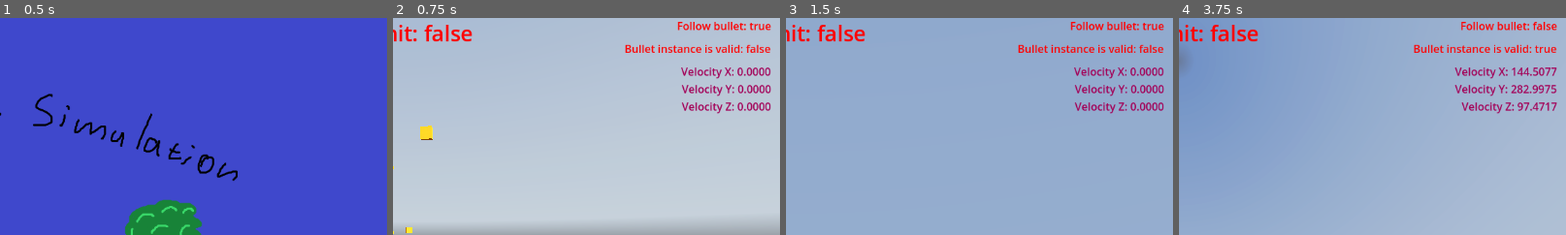
Above: before the commit, frames 1-4 (left to right).
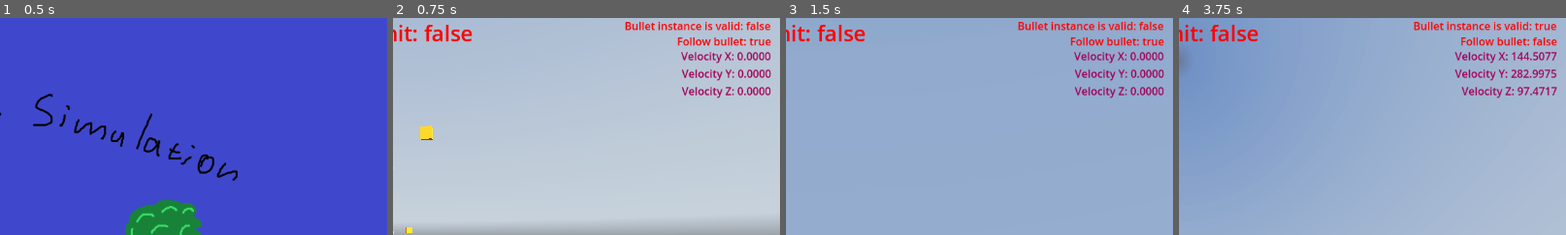
Above: after the commit, the same moments.

Repository: MrJacob252/FSI_bullet_balistics
Game: Godot game, scene res://scenes/main_menu.tscn
The game is run twice, just before and just after one commit, with the same random seed, the same clock (stepped at 60 frames per second) and the same inputs. A sky picture missing from this copy of the repository is replaced by a grey-blue gradient.
Inputs (mouse positions are % of the whole screen's width and height, from its top left):
- Up to frame 1 (0.5 s): no input
- Up to frame 2 (0.75 s): click "Start" at 0.5 s
- Up to frame 3 (1.5 s): tap Enter at 1.25 s; move the mouse to (55, 50) at 1.27 s; hold Page Up (bullet_speed_up) from 1.28 s (still down); right-click (55, 50) at 1.35 s
- Up to frame 4 (3.75 s): keep holding Page Up (bullet_speed_up); tap G (reset_gravity) at 2, 2.75 s; move the mouse to (45, 50) at 2.02 s; tap Ctrl (ctrl_mod) at 2.1 s; move the mouse to (52, 48) at 2.77 s; click (52, 48) at 2.85 s; move the mouse to (49, 52) at 3.52 s; tap E (follow_cam_switch) at 3.6 s
The pictures show only the part of the screen within x 50-100%, y 0-50%; the shares and areas given below are measured in that part.

Frame 1 is identical in both runs. In frame 2, 4.5% of the frame differs, in the area x 59-98%, y 1-45%; in frame 3, 4.4%; in frame 4, 4.6%, in the area x 60-98%, y 1-45%.

Commit message:
Fixed HUD anchoring

Diff:
--- a/scenes/main.tscn
+++ b/scenes/main.tscn
@@ -166,17 +166,14 @@
 [node name="CanvasLayer" type="CanvasLayer" parent="player/head/cam_head"]
 
 [node name="velocity_label" type="Label" parent="player/head/cam_head/CanvasLayer"]
-anchors_preset = 3
+anchors_preset = 1
 anchor_left = 1.0
-anchor_top = 1.0
 anchor_right = 1.0
-anchor_bottom = 1.0
 offset_left = -269.0
-offset_top = -580.0
+offset_top = 45.0
 offset_right = -13.0
-offset_bottom = -500.0
+offset_bottom = 125.0
 grow_horizontal = 0
-grow_vertical = 0
 theme_override_colors/font_color = Color(0.639216, 0, 0.341176, 1)
 text = "velocity x
 velocity y
@@ -197,39 +194,35 @@
 horizontal_alignment = 1
 
 [node name="bullet_valid_label" type="Label" parent="player/head/cam_head/CanvasLayer"]
-anchors_preset = 5
-anchor_left = 0.5
-anchor_right = 0.5
-offset_left = 307.0
-offset_top = 34.0
-offset_right = 563.0
-offset_bottom = 68.0
-grow_horizontal = 2
+anchors_preset = 1
+anchor_left = 1.0
+anchor_right = 1.0
+offset_left = -269.0
+offset_right = -13.0
+offset_bottom = 34.0
+grow_horizontal = 0
 theme_override_colors/font_color = Color(1, 0, 0, 1)
 text = "bullet valid"
 horizontal_alignment = 2
 
 [node name="wind_label" type="Label" parent="player/head/cam_head/CanvasLayer"]
+offset_left = 22.0
+offset_top = 23.0
+offset_right = 194.0
+offset_bottom = 80.0
+theme_override_colors/font_color = Color(0, 0, 0, 1)
+text = "wind speed
+wind direction"
+
+[node name="follow_cam_label" type="Label" parent="player/head/cam_head/CanvasLayer"]
 anchors_preset = 1
 anchor_left = 1.0
 anchor_right = 1.0
-offset_left = -1130.0
+offset_left = -269.0
 offset_top = 23.0
-offset_right = -958.0
-offset_bottom = 80.0
+offset_right = -13.0
+offset_bottom = 57.0
 grow_horizontal = 0
-theme_override_colors/font_color = Color(0, 0, 0, 1)
-text = "wind speed
-wind direction"
-
-[node name="follow_cam_label" type="Label" parent="player/head/cam_head/CanvasLayer"]
-anchors_preset = 5
-anchor_left = 0.5
-anchor_right = 0.5
-offset_left = 307.0
-offset_right = 563.0
-offset_bottom = 34.0
-grow_horizontal = 2
 size_flags_vertical = 0
 theme_override_colors/font_color = Color(1, 0, 0, 1)
 text = "follow cam"
Not shown, removed: report/Michalica_208897_FSI_project.docx
